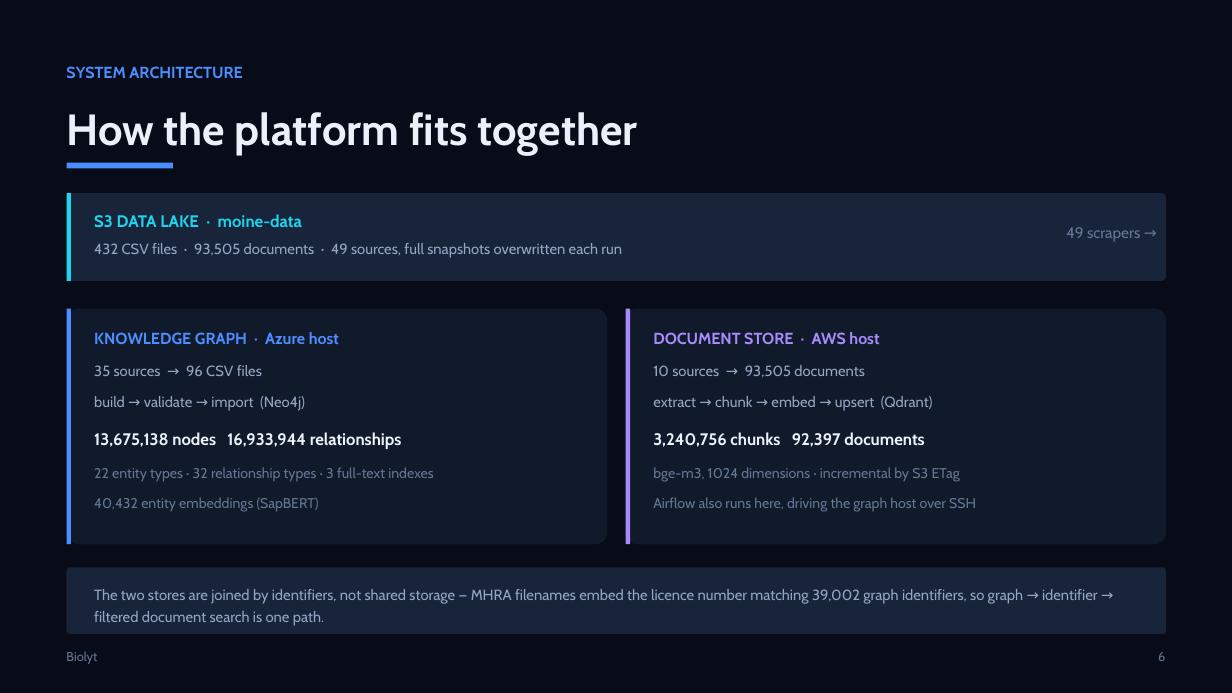
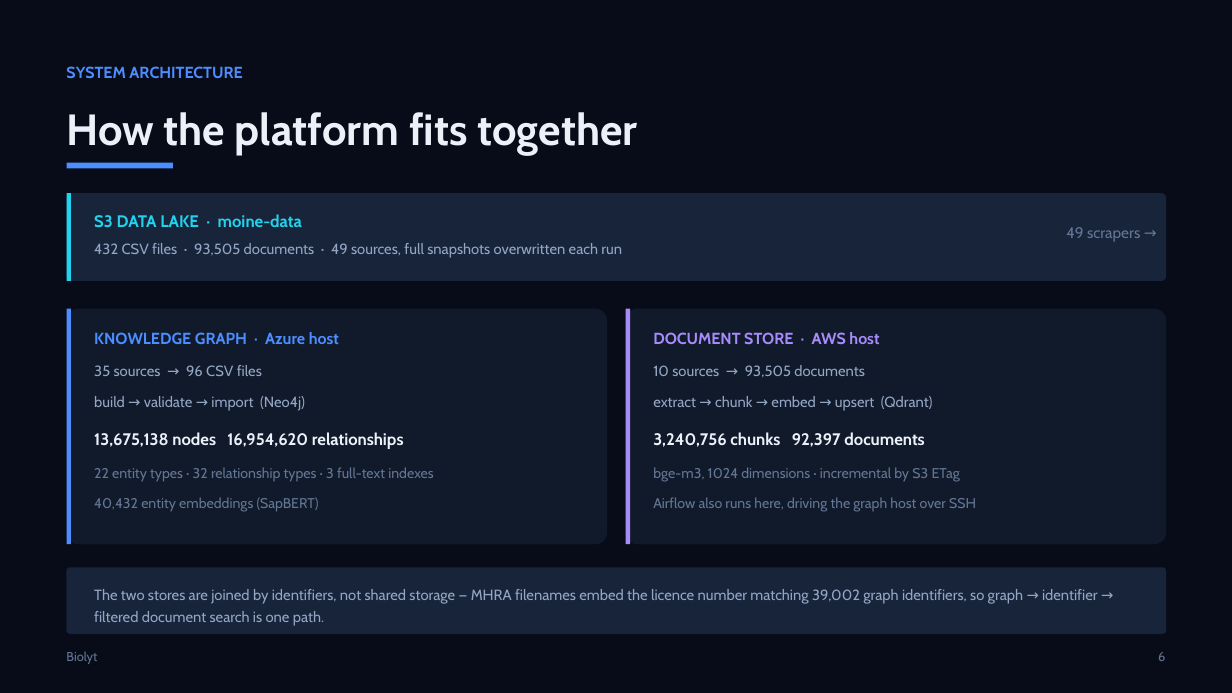
Before and after one commit to helmibiolyt/fullPipeline, a slide deck: slide 6 of presentation/Biolyt_Platform.pptx. Drawn at 1232x693 pixels with LibreOffice and Linux fonts; fonts in the diff are those of the drawing. Boxes give left, top, right and bottom in pixels: in the first picture for what was removed or moved away, otherwise in the second. Text is boxed around its words. In the diff, an @@ line names an element or a change of style, - is before the commit and + after.

```diff
--- a/presentation/Biolyt_Platform.pptx
+++ b/presentation/Biolyt_Platform.pptx
@@ text at [94, 432, 404, 449]: text changed @@
-13,675,138 nodes 16,933,944 relationships
+13,675,138 nodes 16,954,620 relationships
```
Also in this commit, not shown: 2 other slides changed, 2 other files.
